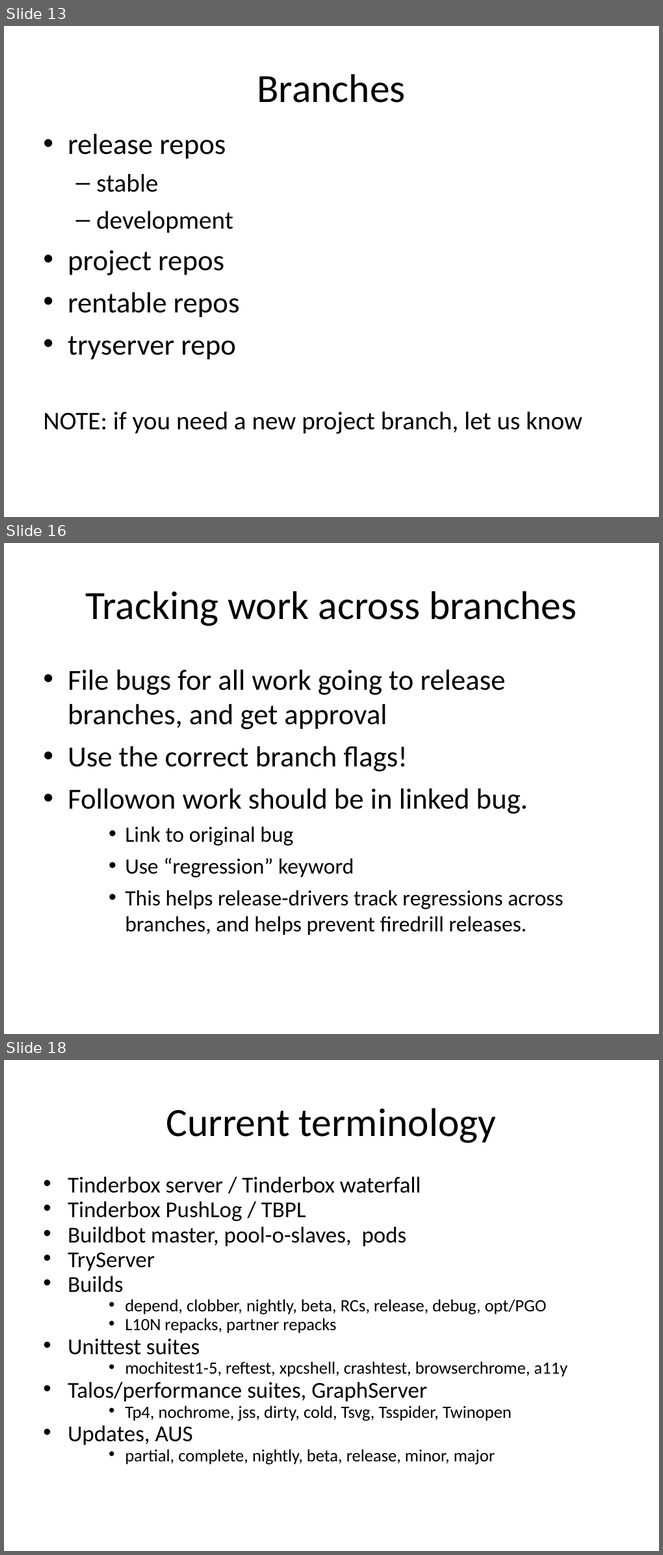
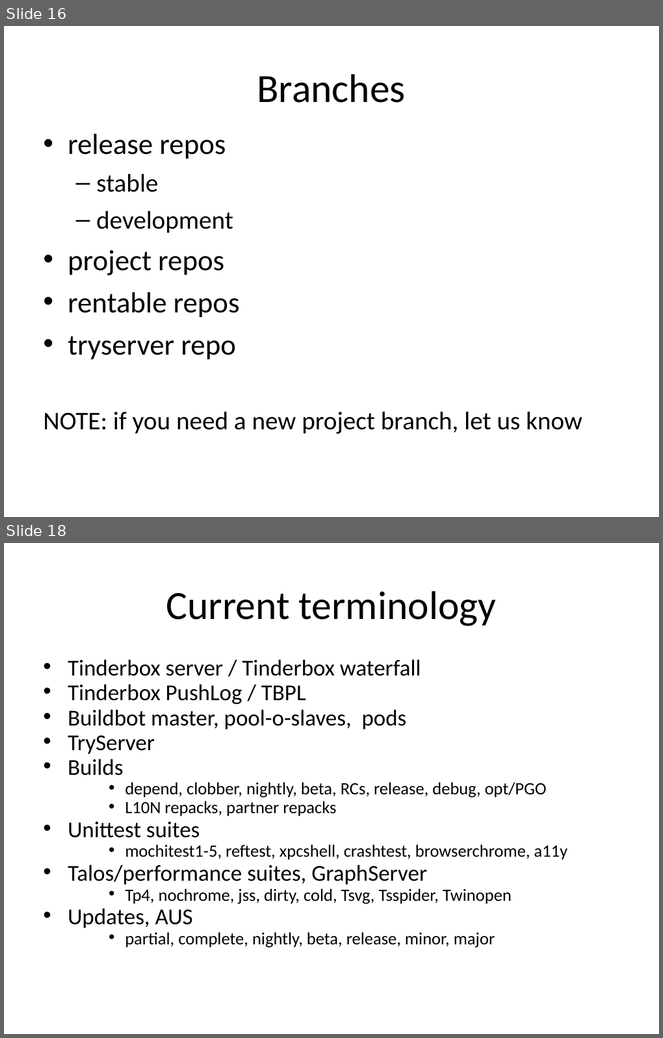
Before and after one commit to armenzg/playground, a slide deck: mozilla/slides/presentations/RelEng-newhire-brownbag-april2011.ppt. Shown one above the other, each under a label of ours: slides 13, 16 and 18 before the commit, slides 16 and 18 after it; the slides between them are not shown. The pictures are 663x1555 and 663x1038 pixels, drawn with LibreOffice and Linux fonts; fonts in the diff are those of the drawing. Boxes give left, top, right and bottom in pixels: in the first picture for what was removed or moved away, otherwise in the second. Text is boxed around its words. In the diff, an @@ line names an element or a change of style, - is before the commit and + after.

```diff
--- a/mozilla/slides/presentations/RelEng-newhire-brownbag-april2011.ppt
+++ b/mozilla/slides/presentations/RelEng-newhire-brownbag-april2011.ppt
@@ slide 16 removed at box(4, 543, 659, 1034), background #FFFFFF @@
@@ title removed at box(85, 591, 577, 626) @@
-Tracking work across branches
@@ text removed at box(68, 670, 563, 936) @@
-• File bugs for all work going to release branches, and get approval
-• Use the correct branch flags!
-• Followon work should be in linked bug.
-    • Link to original bug
-    • Use “regression” keyword
-    • This helps release-drivers track regressions across branches, and helps prevent firedrill releases.
@@ what was slide 13 is now slide 16 @@
```
Also in this commit, not shown: 9 slides changed, 5 slides added, 4 other slides removed.
